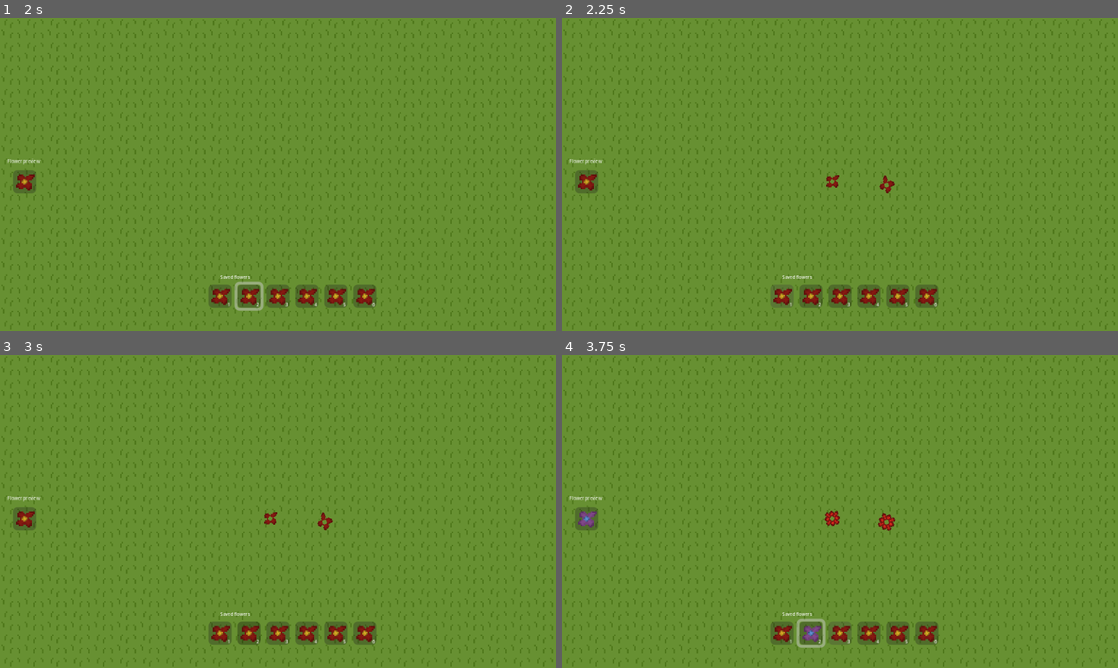
Above: before the commit, frames 1-4 (two rows, left to right).
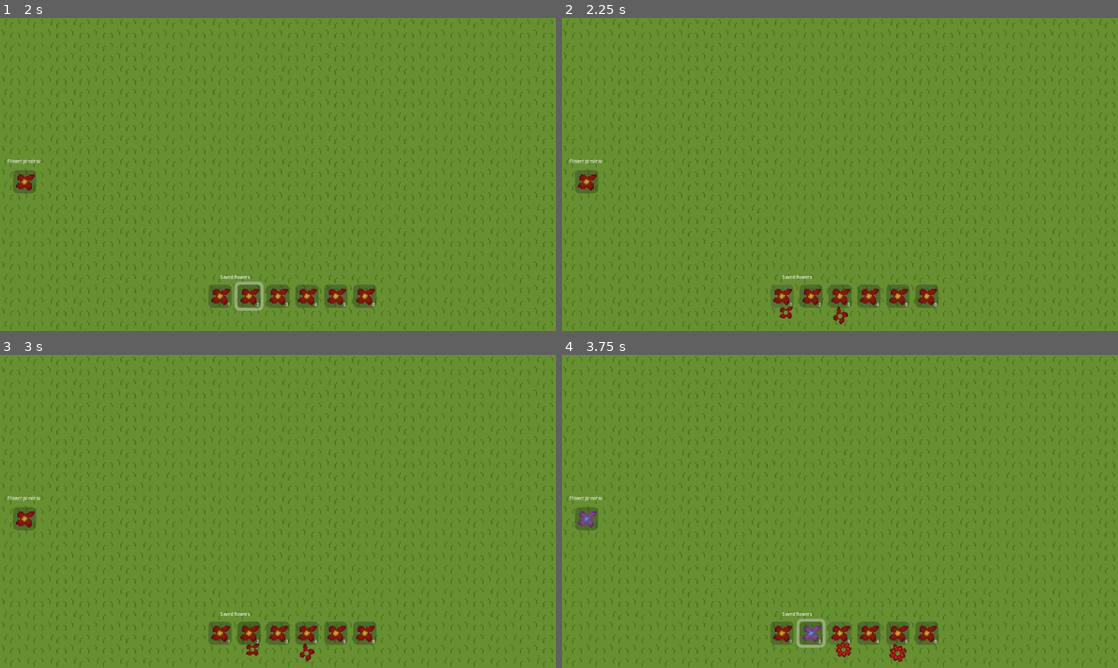
Above: after the commit, the same moments.

Repository: thejenske-dev/Godot-bloemGame
Game: Godot game, scene res://Scenes/test/main.tscn
Same seed, same stepped clock (60 frames per second), same inputs: the game is played once before the commit and once after it. Sound files missing from this copy of the repository are replaced by a short silence.
Inputs (mouse positions are in pixels of both pictures, inside the frame that each line leads up to):
- Up to frame 1 (2 s): click (222, 296) at 0.52 s; tap Enter at 1.25 s; move the mouse to (27, 180) at 1.27 s; press the mouse at (27, 180) at 1.28 s; hold Right (arrow_right) from 1.28 s (still down)
- Up to frame 2 (2.25 s): tap R (Reset) at 2 s; move the mouse to (784, 293) at 2.02 s; release Right (arrow_right) at 2.03 s; release the mouse at (784, 293) at 2.03 s; hold Down (arrow_down) from 2.03 s (still down); click (784, 293) at 2.1 s
- Up to frame 3 (3 s): tap R (Reset) at 2.75 s; move the mouse to (250, 630) at 2.77 s; release Down (arrow_down) at 2.78 s; press the mouse at (250, 630) at 2.78 s; hold Right (arrow_right) from 2.78 s (still down); tap 1 (Main_1) at 2.85 s
- Up to frame 4 (3.75 s): tap R (Reset) at 3.5 s; move the mouse to (840, 630) at 3.52 s; release Right (arrow_right) at 3.53 s; release the mouse at (840, 630) at 3.53 s; hold Up (arrow_up) from 3.53 s (still down); tap 2 (Main_2) at 3.6 s

Frame 1 is identical in both runs. In frame 2, 0.3% of the frame differs, in the area x 39-60%, y 50-98%; in frame 3, 0.3%; in frame 4, 0.4%, in the area x 47-62%, y 49-99%.

Commit message:
Added so that you can holde the left mouse button to place flowers

Diff:
--- a/flower_manager.gd
+++ b/flower_manager.gd
@@ -36,7 +36,7 @@
 #Particals
 @onready var place_flower: CPUParticles2D = $Particles/place_flower
 @onready var delete_flower_all: CPUParticles2D = $Particles/delete_flower_all
-var screen_center = Vector2(185.2, 100.6)
+var mouse_pos =  Vector2(get_global_mouse_position())
 
 signal update_preview(center_color,leave_color,leave_part)
 signal save_flower(center_color,leave_color,leave_part,slot)
@@ -51,29 +51,21 @@
 
 # Called every frame. 'delta' is the elapsed time since the previous frame.
 func _process(delta: float) -> void:
+	#Track mouse
+	mouse_pos =  Vector2(get_global_mouse_position())
 	#When you left click, a new flower will spawn at mouse location.
 	if(Input.is_action_just_pressed("Left_Click")):
+		var click_delay =.1
 		if get_viewport().gui_get_hovered_control() != null:
 			return # Mouse is over UI, ignore world click
-
-		#Creata a new flower scene
-		var new_flower = flower.instantiate()
-		#Set the flower position to the mouses position
-		var flower_pos = Vector2(get_global_mouse_position())
-		new_flower.position = flower_pos
-		print(flower_pos)
-		#Set the color of the flower
-		new_flower.changeColor(flowerColor_center,flowerColor_leaves)
-		new_flower.changeLeaves(laeve_part)
-		#Set particles
-		setParticles(flowerColor_leaves,laeve_part)
-		place_flower.position = flower_pos
-		place_flower.emitting = true
-		#Play the placing sound, with a random range pitch
-		sound_place_flower.pitch_scale = randf_range(pl_min_pith,pl_max_pitch)
-		sound_place_flower.play()
-		#Add the new flower to the node tree
-		$Flowers.add_child(new_flower)
+		while (Input.is_action_pressed("Left_Click")):
+			placeFlower()
+			await get_tree().create_timer(click_delay).timeout
+
+
+
+
+
 	#Resetting the garden and deletes all child flowers
 	if(Input.is_action_just_pressed("Reset") and reset_active == false ):
 		#Makes sure you cannot reset while resetting.
@@ -83,9 +75,8 @@
 		#Genarate a random sprite
 		delete_flower_all.texture = load(leave_parts[round(randf_range(0,leave_parts.size()-1))])
 		delete_flower_all.self_modulate = flowerColor_leaves
-		delete_flower_all.position = screen_center
+		delete_flower_all.position = mouse_pos
 		delete_flower_all.emitting = true
-		print(screen_center)
 
 		#The time between the deletion of flowers.
 		var delay=.1
@@ -107,6 +98,7 @@
 				setColors()
 				delete_flower_all.self_modulate = flowerColor_leaves
 				delete_flower_all.texture = load(leave_parts[round(randf_range(0,leave_parts.size()-1))])
+				delete_flower_all.position = mouse_pos
 				#Play the sound
 				sound_delete_flower.play()
 				scene.queue_free()
@@ -153,7 +145,6 @@
 		laeve_part = leave_parts[current_leave_id]
 		#control.change_preview(flowerColor_center,flowerColor_leaves,leave_parts[current_leave_id])
 		update_preview.emit(flowerColor_center,flowerColor_leaves,laeve_part)
-
 
 
 	#Save slot logic
@@ -207,3 +198,23 @@
 	var texture = load(sprite)
 	place_flower.texture = texture
 	place_flower.self_modulate = color
+
+func placeFlower() -> void:
+	#Creata a new flower scene
+	var new_flower = flower.instantiate()
+	#Set the flower position to the mouses position
+	var flower_pos = Vector2(get_global_mouse_position())
+	new_flower.position = flower_pos
+
+	#Set the color of the flower
+	new_flower.changeColor(flowerColor_center,flowerColor_leaves)
+	new_flower.changeLeaves(laeve_part)
+	#Set particles
+	setParticles(flowerColor_leaves,laeve_part)
+	place_flower.position = flower_pos
+	place_flower.emitting = true
+	#Play the placing sound, with a random range pitch
+	sound_place_flower.pitch_scale = randf_range(pl_min_pith,pl_max_pitch)
+	sound_place_flower.play()
+	#Add the new flower to the node tree
+	$Flowers.add_child(new_flower)
